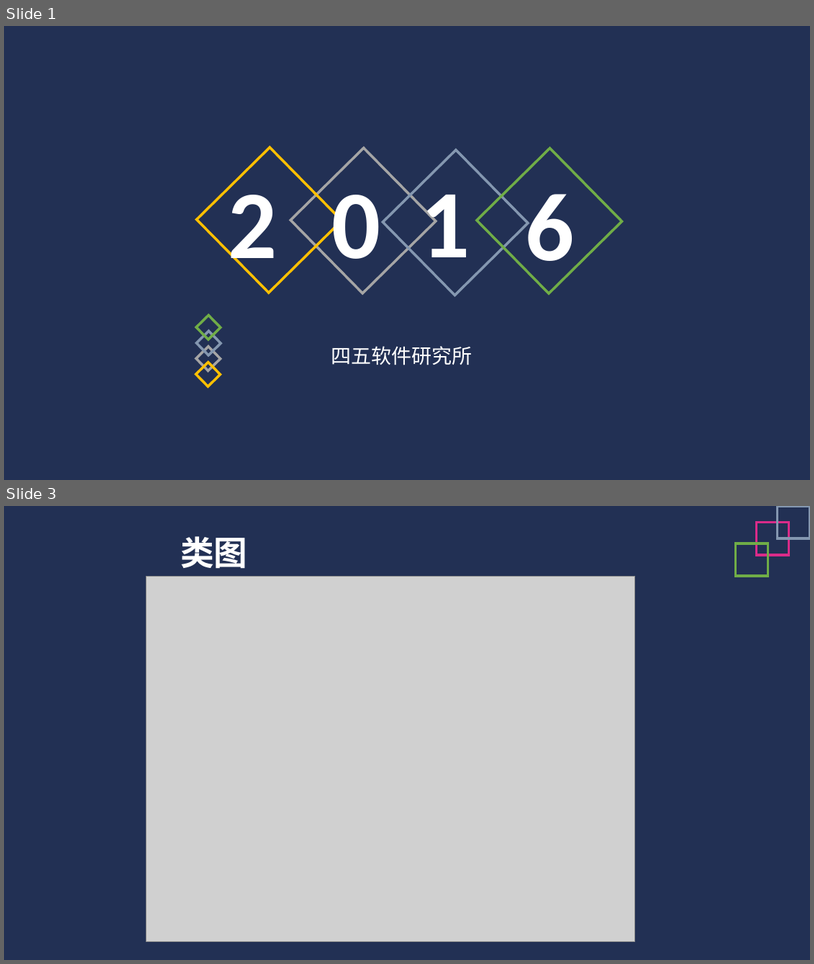
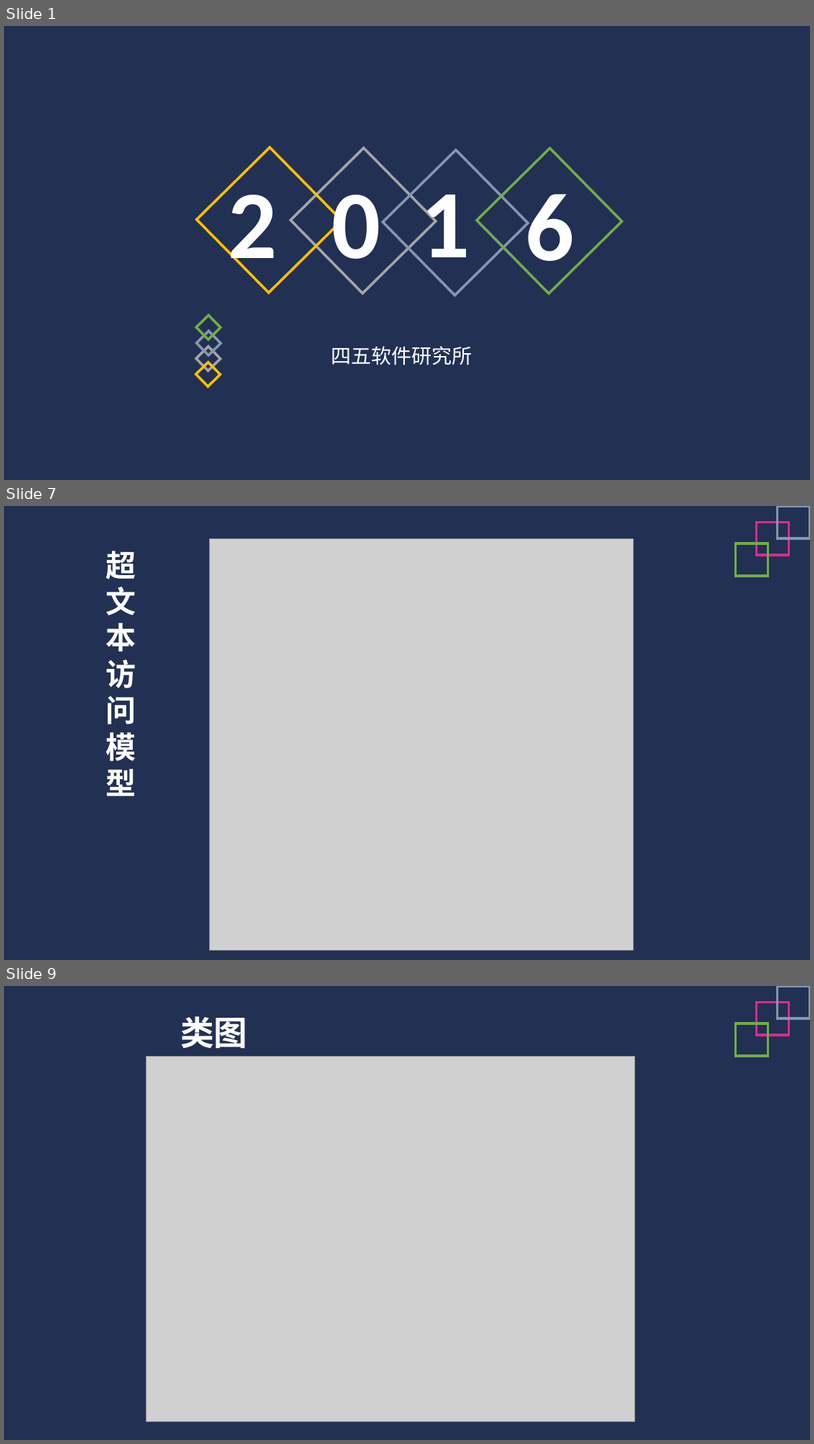
Before and after one commit to Glossy/WebEngineering, a slide deck: 应用建模.pptx. Shown one above the other, each under a label of ours: slides 1 and 3 before the commit, slides 1, 7 and 9 after it; the slides between them are not shown. The pictures are 814x964 and 814x1444 pixels, drawn with LibreOffice and Linux fonts; fonts in the diff are those of the drawing; grey boxes stand for pictures. Boxes give left, top, right and bottom in pixels: in the first picture for what was removed or moved away, otherwise in the second. Text is boxed around its words. In the diff, an @@ line names an element or a change of style, - is before the commit and + after.

Commit message:
用例图、活动图、超文本访问模型

```diff
--- a/应用建模.pptx
+++ b/应用建模.pptx
@@ slide 7 added at <box>4,506,810,960</box>, background #FFFFFF; not listed: 2 template elements that a slide beside it also shows @@
@@ rectangle added at <box>757,523,790,555</box>, outline #DA2B89 3 pt @@
@@ rectangle added at <box>778,506,810,538</box>, outline #8497B0 3 pt @@
@@ picture added at <box>210,538,634,950</box> @@
@@ rectangle added at <box>736,543,769,576</box>, outline #70AD47 3 pt @@
@@ text added at <box>106,551,136,796</box>, 36 pt, text #FFFFFF, bold @@
+超文本访问模型
@@ what was slide 3 is now slide 9 @@
```
Also in this commit, not shown: 1 slide changed, 5 other slides added, 3 other files.
